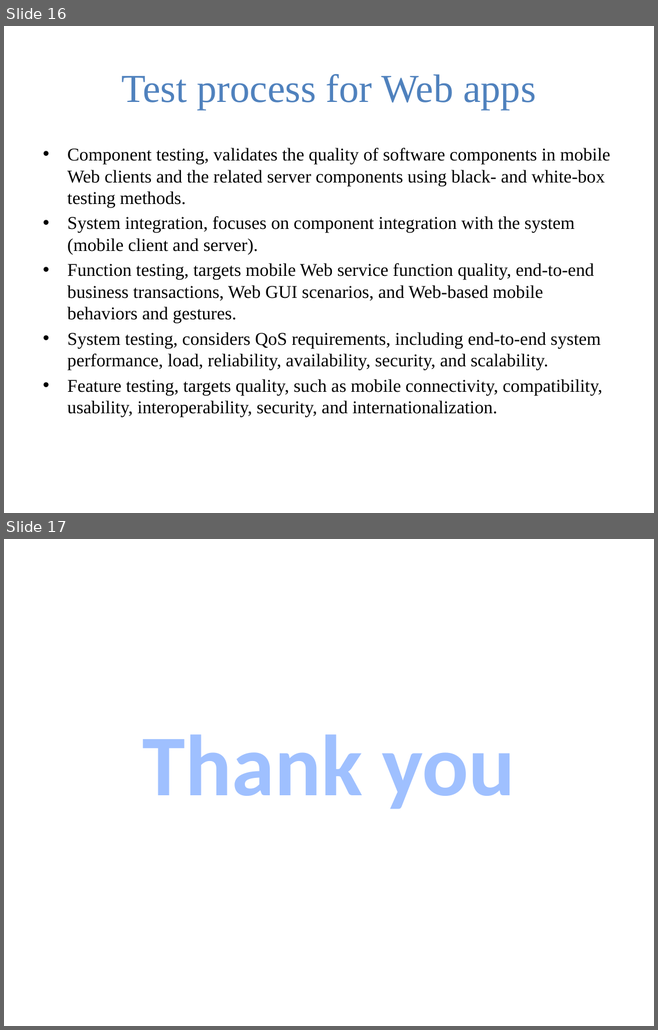
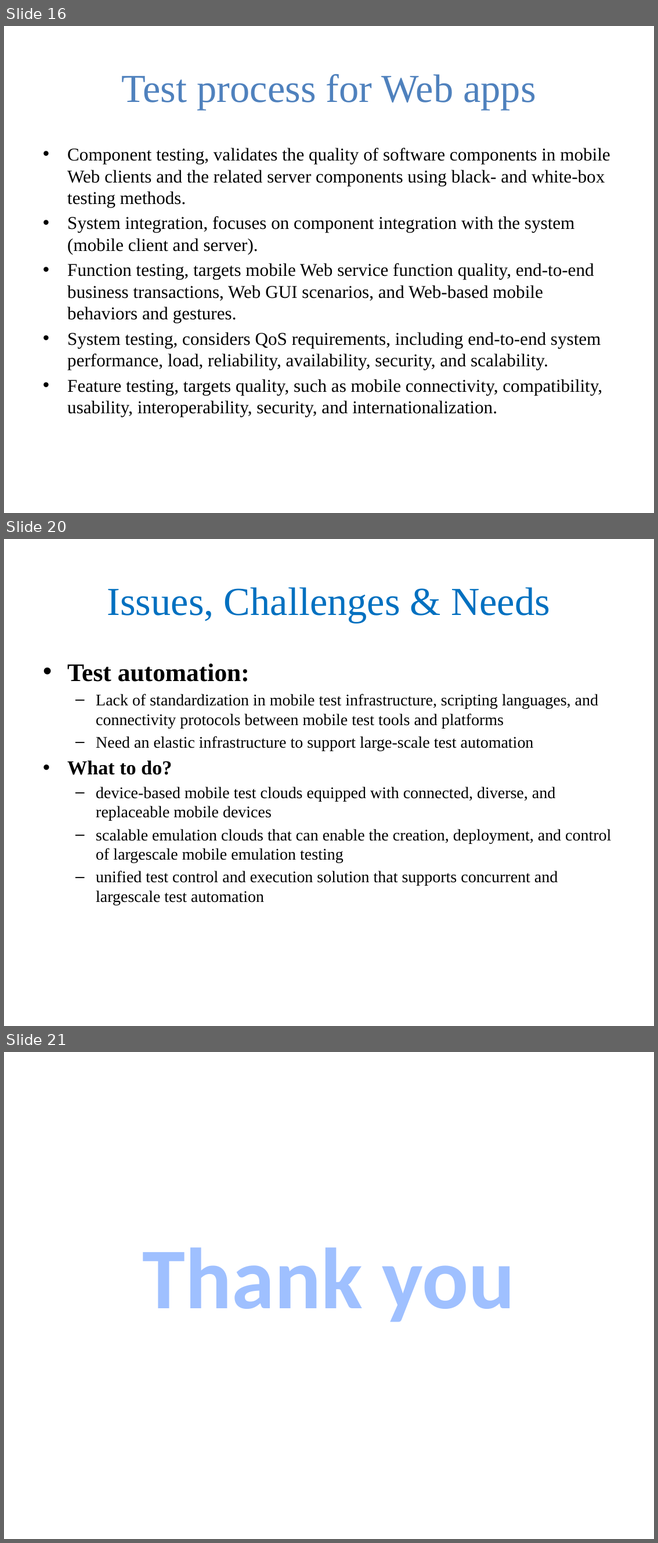
Before and after one commit to chaitumanne/ASE-Presentation, a slide deck: ASE_Mobile_Testing.pptx. Shown one above the other, each under a label of ours: slides 16 and 17 before the commit, slides 16, 20 and 21 after it; the slides between them are not shown. The pictures are 658x1030 and 658x1543 pixels, drawn with LibreOffice and Linux fonts; fonts in the diff are those of the drawing; background and template pictures are left out. Boxes give left, top, right and bottom in pixels: in the first picture for what was removed or moved away, otherwise in the second. Text is boxed around its words. In the diff, an @@ line names an element or a change of style, - is before the commit and + after.

```diff
--- a/ASE_Mobile_Testing.pptx
+++ b/ASE_Mobile_Testing.pptx
@@ slide 20 added at (4, 539, 654, 1026), background picture (left out) @@
@@ title added at (107, 587, 550, 623), 44 pt, text #0070C0 @@
+Issues, Challenges & Needs
@@ text added at (67, 663, 611, 906), 18 pt, text #000000 @@
+• Test automation:
+  – Lack of standardization in mobile test infrastructure, scripting languages, and connectivity protocols between mobile test tools and platforms
+  – Need an elastic infrastructure to support large-scale test automation
+• What to do?
+  – device-based mobile test clouds equipped with connected, diverse, and replaceable mobile devices
+  – scalable emulation clouds that can enable the creation, deployment, and control of largescale mobile emulation testing
+  – unified test control and execution solution that supports concurrent and largescale test automation
@@ what was slide 17 is now slide 21 @@
```
Also in this commit, not shown: 6 slides changed, 3 other slides added.
